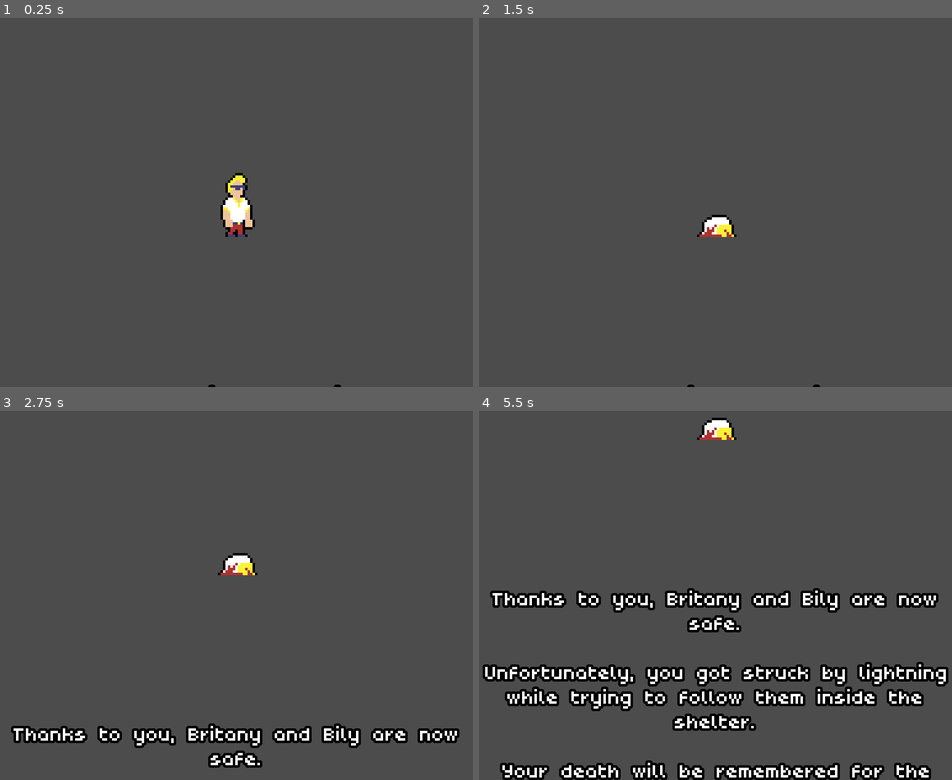
Above: before the commit, frames 1-4 (two rows, left to right).
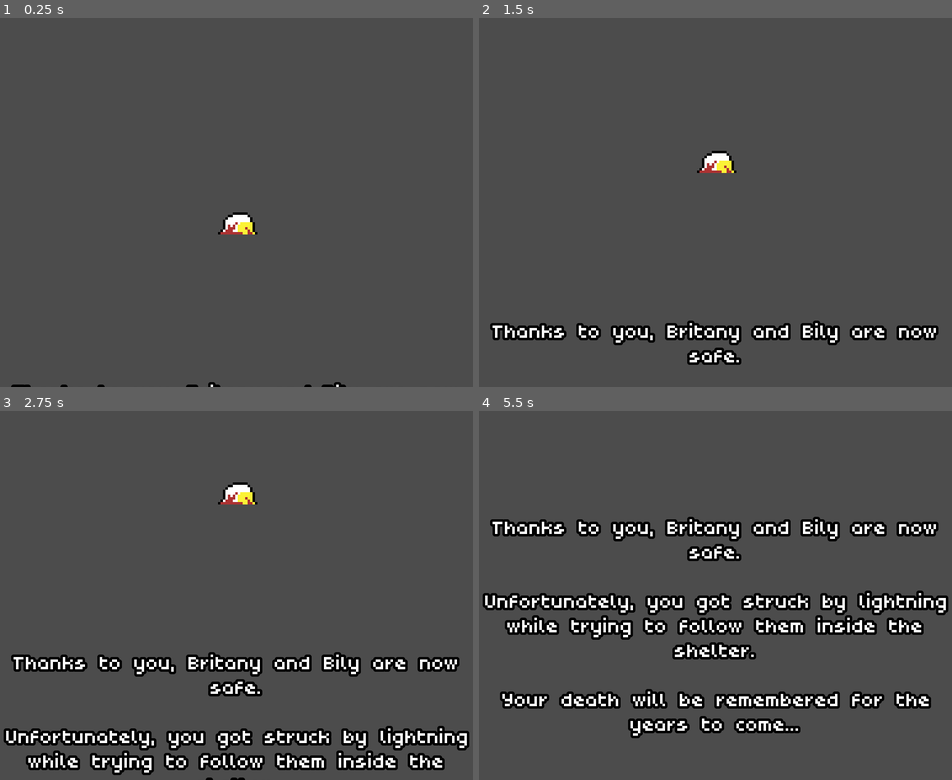
Above: after the commit, the same moments.

Repository: T4g1/gd-wildjam18
Game: Godot game, scene res://sources/menu/Credits.tscn
Same seed, same stepped clock (60 frames per second), same inputs: the game is played once before the commit and once after it. This scene is started directly instead of the project's main scene. Sound files missing from this copy of the repository are replaced by a short silence.
Inputs (mouse positions are in pixels of both pictures, inside the frame that each line leads up to):
- Up to frame 1 (0.25 s): no input
- Up to frame 2 (1.5 s): tap Enter (ui_accept) at 0.5, 0.77 s; move the mouse to (824, 184) at 0.52 s; hold E (interact) 0.53-1.28 s; hold Right (ui_right) from 0.53 s (still down); move the mouse to (616, 220) at 1.27 s; tap E (interact) at 1.35 s
- Up to frame 3 (2.75 s): tap Enter (ui_accept) at 1.52 s; move the mouse to (288, 514) at 2.02 s; release Right (ui_right) at 2.03 s; hold Left (ui_left) from 2.03 s (still down); hold E (interact) from 2.03 s (still down)
- Up to frame 4 (5.5 s): move the mouse to (691, 669) at 2.77 s; release Left (ui_left) at 2.78 s; release E (interact) at 2.78 s; hold Right (ui_right) 2.78-4.28 s; tap E (interact) at 2.85, 4.35 s; tap Enter (ui_accept) at 3.02, 3.77, 4.52 s; move the mouse to (866, 650) at 3.52 s; hold E (interact) 3.53-4.28 s; move the mouse to (568, 540) at 4.27 s; hold Left (ui_left) 4.28-5.03 s; move the mouse to (739, 595) at 5.02 s; hold Right (ui_right) from 5.03 s (still down); hold E (interact) from 5.03 s (still down)

The runs differ from the first frame. In frame 1, 1.0% of the frame differs, in the area x 2-74%, y 42-100%; in frame 2, 4.4%; in frame 3, 11%; in frame 4, 22%, in the area x 0-100%, y 1-100%.

Commit message:
[add] Lightning sound when player dies at credits

Diff:
--- a/sources/menu/Credits.gd
+++ b/sources/menu/Credits.gd
@@ -8,9 +8,7 @@
 	"""
 	Start credits animation
 	"""
-	yield(get_tree().create_timer(1), "timeout")
-
-	$Sprite.play("die")
+	$AnimationPlayer.play("lightning")
 
 	yield($Sprite, "animation_finished")
 
--- a/sources/menu/Credits.tscn
+++ b/sources/menu/Credits.tscn
@@ -1,13 +1,14 @@
-[gd_scene load_steps=5 format=2]
+[gd_scene load_steps=7 format=2]
 
 [ext_resource path="res://assets/player_spriteframes.tres" type="SpriteFrames" id=1]
 [ext_resource path="res://sources/menu/Credits.gd" type="Script" id=2]
 [ext_resource path="res://assets/fonts/poco/Poco_DynamicFont.tres" type="DynamicFont" id=3]
+[ext_resource path="res://assets/sfx/sfx_thunderstrike.ogg" type="AudioStream" id=4]
 
 [sub_resource type="Animation" id=1]
 resource_name = "credits"
 length = 15.0
-step = 0.5
+step = 0.0
 tracks/0/type = "value"
 tracks/0/path = NodePath("Sprite:position")
 tracks/0/interp = 1
@@ -31,6 +32,35 @@
 "transitions": PoolRealArray( 1, 1 ),
 "update": 0,
 "values": [ Vector2( 0, 150 ), Vector2( 0, -100 ) ]
+}
+
+[sub_resource type="Animation" id=2]
+resource_name = "lightning"
+length = 3.0
+step = 1.0
+tracks/0/type = "value"
+tracks/0/path = NodePath("AudioStreamPlayer:playing")
+tracks/0/interp = 1
+tracks/0/loop_wrap = true
+tracks/0/imported = false
+tracks/0/enabled = true
+tracks/0/keys = {
+"times": PoolRealArray( 0 ),
+"transitions": PoolRealArray( 1 ),
+"update": 1,
+"values": [ true ]
+}
+tracks/1/type = "value"
+tracks/1/path = NodePath("Sprite:animation")
+tracks/1/interp = 1
+tracks/1/loop_wrap = true
+tracks/1/imported = false
+tracks/1/enabled = true
+tracks/1/keys = {
+"times": PoolRealArray( 0 ),
+"transitions": PoolRealArray( 1 ),
+"update": 1,
+"values": [ "die" ]
 }
 
 [node name="Credits" type="Node2D"]
@@ -76,8 +106,13 @@
 
 [node name="Sprite" type="AnimatedSprite" parent="."]
 frames = ExtResource( 1 )
-animation = "idle"
+animation = "die"
+frame = 2
 playing = true
 
 [node name="AnimationPlayer" type="AnimationPlayer" parent="."]
 anims/credits = SubResource( 1 )
+anims/lightning = SubResource( 2 )
+
+[node name="AudioStreamPlayer" type="AudioStreamPlayer" parent="."]
+stream = ExtResource( 4 )
Not shown, added: assets/sfx/sfx_thunderstrike.ogg.import
Not shown, added: assets/sfx/sfx_thunderstrike.ogg
